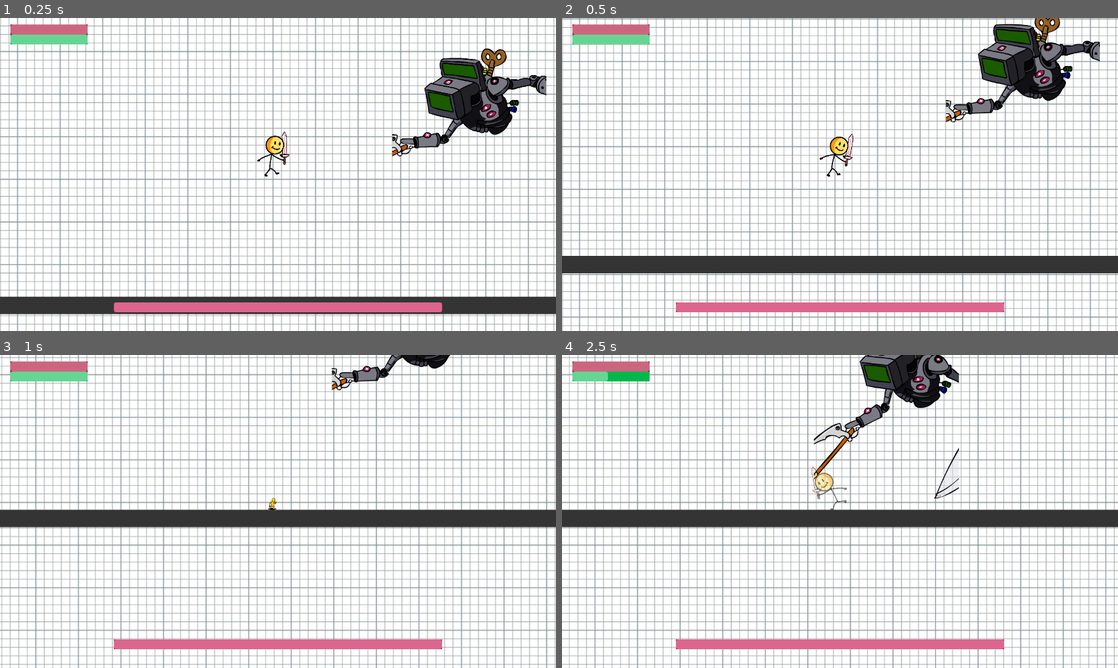
Above: before the commit, frames 1-4 (two rows, left to right).
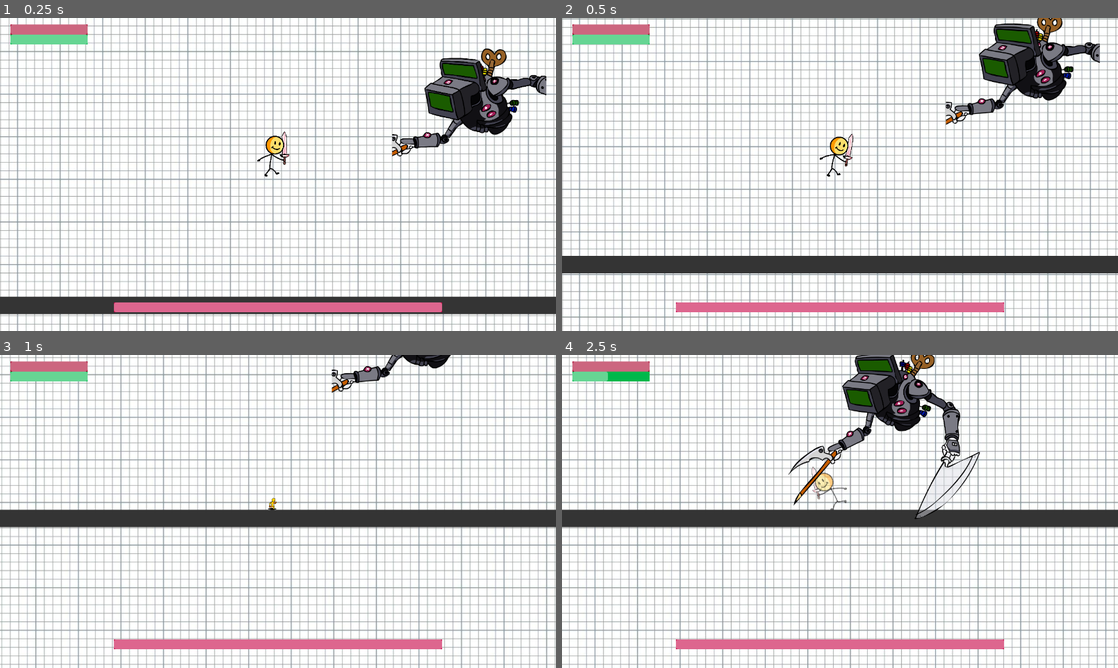
Above: after the commit, the same moments.

Repository: Jasmine502/Dungeon-52
Game: Godot game, scene res://test_level.tscn
Two runs of this game, one before a commit and one after it. Both use one fixed random seed, a clock stepped at 60 frames per second and the inputs below.
Inputs:
- Up to frame 1 (0.25 s): no input
- Up to frame 2 (0.5 s): no input
- Up to frame 3 (1 s): hold Right (move_right) from 0.53 s (still down); tap J (attack) at 0.6 s; tap Up (jump) at 0.77 s
- Up to frame 4 (2.5 s): tap X (parry) at 1.35 s; tap Up (jump) at 1.52 s; release Right (move_right) at 2.03 s; hold Left (move_left) from 2.03 s (still down); tap Down (roll) at 2.1 s

Frame 1 is identical in both runs. In frame 2, 1.6% of the frame differs, in the area x 69-97%, y 0-35%; in frame 3, 0.4%; in frame 4, 5.0%, in the area x 40-76%, y 0-53%.

Commit message:
Update Calculator boss idle animation to use atlas
Replaces the Calculator boss's idle animation frames with a new atlas-based sprite sheet, consolidating individual frame textures into a single image. Updates the scene to use AtlasTexture regions for the idle animation and sets the default animation to 'idle'. Also removes the unused scale property from the player's attack hitbox collision shape.

Diff:
--- a/game/Enemies/Bosses/Calculator/calculator.tscn
+++ b/game/Enemies/Bosses/Calculator/calculator.tscn
@@ -24,28 +24,17 @@
 [ext_resource type="Texture2D" uid="uid://chk16ovnyr76p" path="res://Enemies/Bosses/Calculator/Animations/Death/C_Dead0015.png" id="15_1d6xj"]
 [ext_resource type="Texture2D" uid="uid://bpicgkmuvntym" path="res://Enemies/Bosses/Calculator/Animations/Death/C_Dead0016.png" id="16_esxbn"]
 [ext_resource type="Texture2D" uid="uid://5kdqygk6exvp" path="res://Enemies/Bosses/Calculator/Animations/Hit/C_Hit0001.png" id="17_cad13"]
-[ext_resource type="Texture2D" uid="uid://cefhljdctiq18" path="res://Enemies/Bosses/Calculator/Animations/Idle/C_Idle0001.png" id="17_sp2at"]
-[ext_resource type="Texture2D" uid="uid://qqwxm05rttqh" path="res://Enemies/Bosses/Calculator/Animations/Idle/C_Idle0002.png" id="18_datb2"]
 [ext_resource type="Texture2D" uid="uid://bifb21s8wb4v7" path="res://Enemies/Bosses/Calculator/Animations/Hit/C_Hit0002.png" id="18_ujji5"]
 [ext_resource type="Texture2D" uid="uid://bn7ja62ebqfkv" path="res://Enemies/Bosses/Calculator/Animations/Hit/C_Hit0003.png" id="19_f27tb"]
-[ext_resource type="Texture2D" uid="uid://buejuyrg0vnfl" path="res://Enemies/Bosses/Calculator/Animations/Idle/C_Idle0003.png" id="19_qk2o8"]
 [ext_resource type="Texture2D" uid="uid://dusist5hhmek6" path="res://Enemies/Bosses/Calculator/Animations/Hit/C_Hit0004.png" id="20_f5jqb"]
-[ext_resource type="Texture2D" uid="uid://by5rdis3e0lgp" path="res://Enemies/Bosses/Calculator/Animations/Idle/C_Idle0004.png" id="20_v4obx"]
-[ext_resource type="Texture2D" uid="uid://my7fjvt2eoab" path="res://Enemies/Bosses/Calculator/Animations/Idle/C_Idle0005.png" id="21_mn1wd"]
 [ext_resource type="Texture2D" uid="uid://q2ke3k0ygop5" path="res://Enemies/Bosses/Calculator/Animations/Hit/C_Hit0005.png" id="21_mw11g"]
 [ext_resource type="Texture2D" uid="uid://ckgy8v7obw05n" path="res://Enemies/Bosses/Calculator/Animations/Hit/C_Hit0006.png" id="22_5fovk"]
-[ext_resource type="Texture2D" uid="uid://1ksswsfew8m4" path="res://Enemies/Bosses/Calculator/Animations/Idle/C_Idle0006.png" id="22_v6jby"]
 [ext_resource type="Texture2D" uid="uid://bubjdd0faikti" path="res://Enemies/Bosses/Calculator/Animations/Hit/C_Hit0007.png" id="23_71a1r"]
-[ext_resource type="Texture2D" uid="uid://7rnddqpt4dja" path="res://Enemies/Bosses/Calculator/Animations/Idle/C_Idle0007.png" id="23_plccf"]
-[ext_resource type="Texture2D" uid="uid://cljqgrgco0olv" path="res://Enemies/Bosses/Calculator/Animations/Idle/C_Idle0008.png" id="24_lbdyj"]
 [ext_resource type="Texture2D" uid="uid://dq600ia7wnnbu" path="res://Enemies/Bosses/Calculator/Animations/Hit/C_Hit0008.png" id="24_vh7dc"]
-[ext_resource type="Texture2D" uid="uid://1cl5ye8eme32" path="res://Enemies/Bosses/Calculator/Animations/Idle/C_Idle0009.png" id="25_pr8xr"]
 [ext_resource type="Texture2D" uid="uid://nxy0wu2hfatg" path="res://Enemies/Bosses/Calculator/Animations/Hit/C_Hit0009.png" id="25_xcd5u"]
-[ext_resource type="Texture2D" uid="uid://dc62vg0y7qwq4" path="res://Enemies/Bosses/Calculator/Animations/Idle/C_Idle0010.png" id="26_2gump"]
 [ext_resource type="Texture2D" uid="uid://buihwl6u65ao5" path="res://Enemies/Bosses/Calculator/Animations/Hit/C_Hit0010.png" id="26_nywtw"]
 [ext_resource type="Texture2D" uid="uid://h1y2v0v6ekwf" path="res://Enemies/Bosses/Calculator/Animations/Hit/C_Hit0011.png" id="27_71tkl"]
-[ext_resource type="Texture2D" uid="uid://crvh6hfsvxck6" path="res://Enemies/Bosses/Calculator/Animations/Idle/C_Idle0011.png" id="27_k8o37"]
-[ext_resource type="Texture2D" uid="uid://dvlobsq0134gx" path="res://Enemies/Bosses/Calculator/Animations/Idle/C_Idle0012.png" id="28_0jt5h"]
+[ext_resource type="Texture2D" uid="uid://n45jcwb7mjy2" path="res://Enemies/Bosses/Calculator/Animations/Calculator Idle.png" id="35_sta52"]
 [ext_resource type="Texture2D" uid="uid://tixkb1dith4g" path="res://Enemies/Bosses/Calculator/Animations/Move/C_Move0001.png" id="40_8xq72"]
 [ext_resource type="Texture2D" uid="uid://bean02608ax07" path="res://Enemies/Bosses/Calculator/Animations/Move/C_Move0002.png" id="41_th6q7"]
 [ext_resource type="Texture2D" uid="uid://dydm5fvgfober" path="res://Enemies/Bosses/Calculator/Animations/Move/C_Move0003.png" id="42_xm7d4"]
@@ -110,6 +99,54 @@
 [ext_resource type="Texture2D" uid="uid://cv4dch1d3skwx" path="res://Enemies/Bosses/Calculator/Animations/Slice/C_Slice0014.png" id="101_jr2o4"]
 [ext_resource type="Texture2D" uid="uid://cx6gllnnsd5dq" path="res://Enemies/Bosses/Calculator/Animations/Slice/C_Slice0015.png" id="102_4odqy"]
 
+[sub_resource type="AtlasTexture" id="AtlasTexture_ifc8v"]
+atlas = ExtResource("35_sta52")
+region = Rect2(0, 0, 1008, 853)
+
+[sub_resource type="AtlasTexture" id="AtlasTexture_q6o7c"]
+atlas = ExtResource("35_sta52")
+region = Rect2(1008, 0, 1008, 853)
+
+[sub_resource type="AtlasTexture" id="AtlasTexture_lm42b"]
+atlas = ExtResource("35_sta52")
+region = Rect2(2016, 0, 1008, 853)
+
+[sub_resource type="AtlasTexture" id="AtlasTexture_7hg53"]
+atlas = ExtResource("35_sta52")
+region = Rect2(3024, 0, 1008, 853)
+
+[sub_resource type="AtlasTexture" id="AtlasTexture_3b6jq"]
+atlas = ExtResource("35_sta52")
+region = Rect2(0, 853, 1008, 853)
+
+[sub_resource type="AtlasTexture" id="AtlasTexture_xuxcf"]
+atlas = ExtResource("35_sta52")
+region = Rect2(1008, 853, 1008, 853)
+
+[sub_resource type="AtlasTexture" id="AtlasTexture_e2puc"]
+atlas = ExtResource("35_sta52")
+region = Rect2(2016, 853, 1008, 853)
+
+[sub_resource type="AtlasTexture" id="AtlasTexture_fkde8"]
+atlas = ExtResource("35_sta52")
+region = Rect2(3024, 853, 1008, 853)
+
+[sub_resource type="AtlasTexture" id="AtlasTexture_gpl1r"]
+atlas = ExtResource("35_sta52")
+region = Rect2(0, 1706, 1008, 853)
+
+[sub_resource type="AtlasTexture" id="AtlasTexture_b4qri"]
+atlas = ExtResource("35_sta52")
+region = Rect2(1008, 1706, 1008, 853)
+
+[sub_resource type="AtlasTexture" id="AtlasTexture_0hkmd"]
+atlas = ExtResource("35_sta52")
+region = Rect2(2016, 1706, 1008, 853)
+
+[sub_resource type="AtlasTexture" id="AtlasTexture_02u2h"]
+atlas = ExtResource("35_sta52")
+region = Rect2(3024, 1706, 1008, 853)
+
 [sub_resource type="SpriteFrames" id="SpriteFrames_y6go8"]
 animations = [{
 "frames": [{
@@ -205,40 +242,40 @@
 }, {
 "frames": [{
 "duration": 1.0,
-"texture": ExtResource("17_sp2at")
-}, {
-"duration": 1.0,
-"texture": ExtResource("18_datb2")
-}, {
-"duration": 1.0,
-"texture": ExtResource("19_qk2o8")
-}, {
-"duration": 1.0,
-"texture": ExtResource("20_v4obx")
-}, {
-"duration": 1.0,
-"texture": ExtResource("21_mn1wd")
-}, {
-"duration": 1.0,
-"texture": ExtResource("22_v6jby")
-}, {
-"duration": 1.0,
-"texture": ExtResource("23_plccf")
-}, {
-"duration": 1.0,
-"texture": ExtResource("24_lbdyj")
-}, {
-"duration": 1.0,
-"texture": ExtResource("25_pr8xr")
-}, {
-"duration": 1.0,
-"texture": ExtResource("26_2gump")
-}, {
-"duration": 1.0,
-"texture": ExtResource("27_k8o37")
-}, {
-"duration": 1.0,
-"texture": ExtResource("28_0jt5h")
+"texture": SubResource("AtlasTexture_ifc8v")
+}, {
+"duration": 1.0,
+"texture": SubResource("AtlasTexture_q6o7c")
+}, {
+"duration": 1.0,
+"texture": SubResource("AtlasTexture_lm42b")
+}, {
+"duration": 1.0,
+"texture": SubResource("AtlasTexture_7hg53")
+}, {
+"duration": 1.0,
+"texture": SubResource("AtlasTexture_3b6jq")
+}, {
+"duration": 1.0,
+"texture": SubResource("AtlasTexture_xuxcf")
+}, {
+"duration": 1.0,
+"texture": SubResource("AtlasTexture_e2puc")
+}, {
+"duration": 1.0,
+"texture": SubResource("AtlasTexture_fkde8")
+}, {
+"duration": 1.0,
+"texture": SubResource("AtlasTexture_gpl1r")
+}, {
+"duration": 1.0,
+"texture": SubResource("AtlasTexture_b4qri")
+}, {
+"duration": 1.0,
+"texture": SubResource("AtlasTexture_0hkmd")
+}, {
+"duration": 1.0,
+"texture": SubResource("AtlasTexture_02u2h")
 }],
 "loop": true,
 "name": &"idle",
@@ -496,7 +533,8 @@
 
 [node name="AnimatedSprite2D" type="AnimatedSprite2D" parent="."]
 sprite_frames = SubResource("SpriteFrames_y6go8")
-animation = &"move_loop"
+animation = &"idle"
+frame_progress = 0.600673
 
 [node name="Hurtbox" type="Area2D" parent="."]
 collision_layer = 16
--- a/game/Player/player.tscn
+++ b/game/Player/player.tscn
@@ -580,7 +580,6 @@
 
 [node name="CollisionShape2D" type="CollisionShape2D" parent="AttackHitbox"]
 position = Vector2(-19.2788, -104.353)
-scale = Vector2(1, 1)
 shape = SubResource("RectangleShape2D_l8h54")
 disabled = true
 
Binary file added: game/Enemies/Bosses/Calculator/Animations/Calculator Idle.png
Not shown, added: game/Enemies/Bosses/Calculator/Animations/Calculator Idle.png.import
Not shown: 1 places in game/Enemies/Bosses/Calculator/calculator.tscn that only renumber resources
